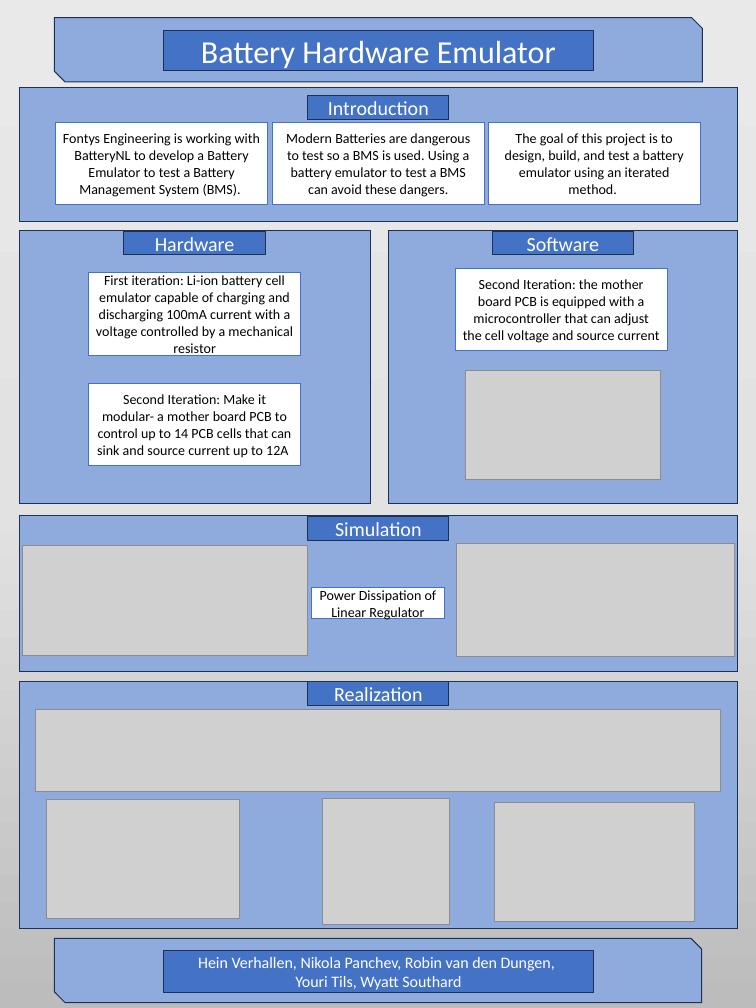
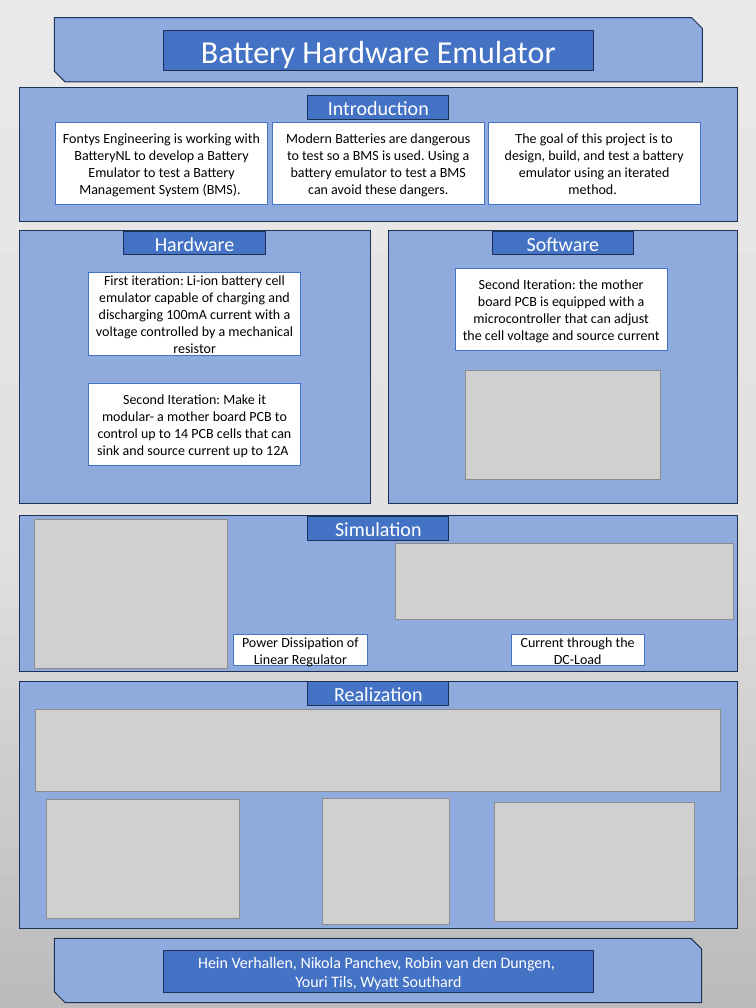
Before and after one commit to HeinVerhallen/Hardware_Simulator, a slide deck: slide 1 of Documentation/Final_Poster_Presentation.pptx. Drawn at 756x1008 pixels with LibreOffice and Linux fonts; fonts in the diff are those of the drawing; grey boxes stand for pictures. Boxes give left, top, right and bottom in pixels: in the first picture for what was removed or moved away, otherwise in the second. Text is boxed around its words. In the diff, an @@ line names an element or a change of style, - is before the commit and + after.

```diff
--- a/Documentation/Final_Poster_Presentation.pptx
+++ b/Documentation/Final_Poster_Presentation.pptx
@@ picture: place and size @@
-picture at [22,546,307,655]
+picture at [34,519,227,668]
@@ picture: place and size @@
-picture at [456,544,734,656]
+picture at [395,544,733,619]
@@ rectangle "Power Dissipation of Linear Regulator": place and size @@
-rectangle "Power Dissipation of Linear Regulator" at [312,588,445,619]
+rectangle "Power Dissipation of Linear Regulator" at [234,635,367,666]
@@ rectangle added at [511,635,644,666], fill #FFFFFF, outline #4472C4 1 pt, 14 pt, text #000000 @@
+Current through the DC-Load
```
